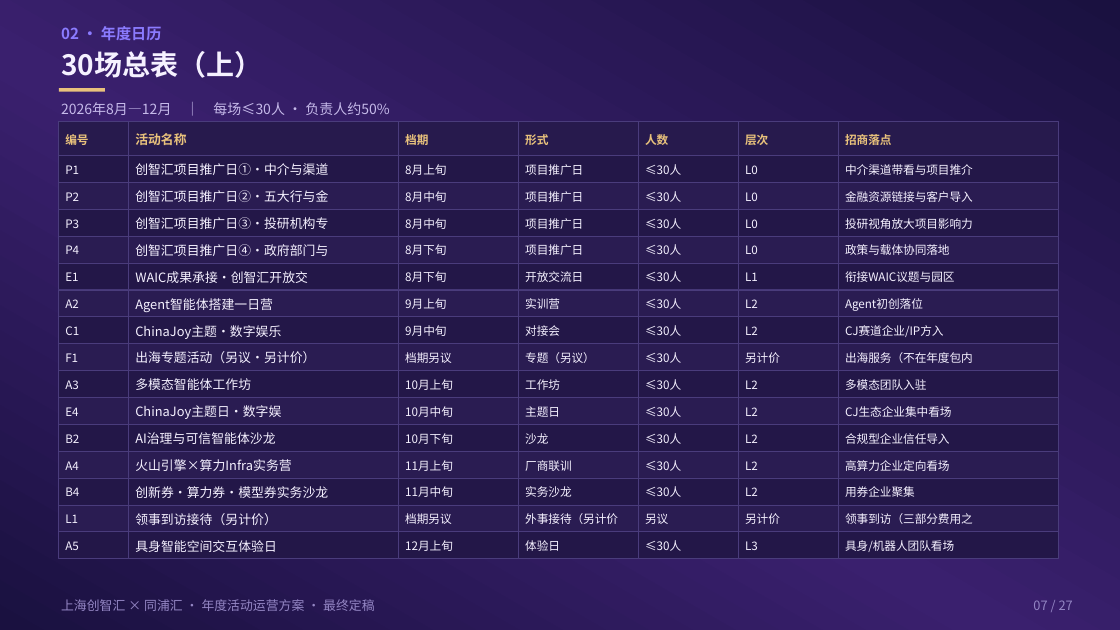
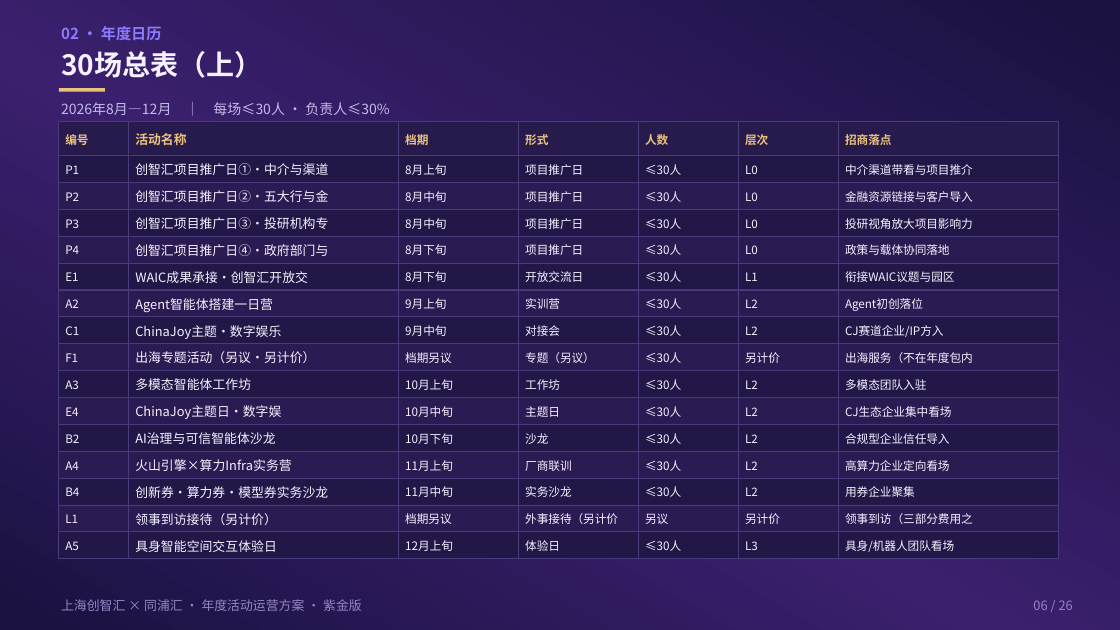
Before and after one commit to hujigang2010-maker/AIDEN, a slide deck: slide 6 of proposal/chuangzhihui-30-events-waic-cj-fuse.pptx (slide 7 before the commit). Drawn at 1120x630 pixels with LibreOffice and Linux fonts; fonts in the diff are those of the drawing. Boxes give left, top, right and bottom in pixels: in the first picture for what was removed or moved away, otherwise in the second. Text is boxed around its words. In the diff, an @@ line names an element or a change of style, - is before the commit and + after.

```diff
--- a/proposal/chuangzhihui-30-events-waic-cj-fuse.pptx
+++ b/proposal/chuangzhihui-30-events-waic-cj-fuse.pptx
@@ text at [61, 102, 389, 115]: text changed @@
-2026年8月—12月 ｜ 每场≤30人 · 负责人约50%
+2026年8月—12月 ｜ 每场≤30人 · 负责人≤30%
@@ text at [61, 599, 362, 611]: text changed @@
-上海创智汇 × 同浦汇 · 年度活动运营方案 · 最终定稿
+上海创智汇 × 同浦汇 · 年度活动运营方案 · 紫金版
@@ text at [1033, 600, 1073, 610]: text changed @@
-07 / 27
+06 / 26
```
Also in this commit, not shown: 25 other slides changed, 1 slide removed, 45 other files.
